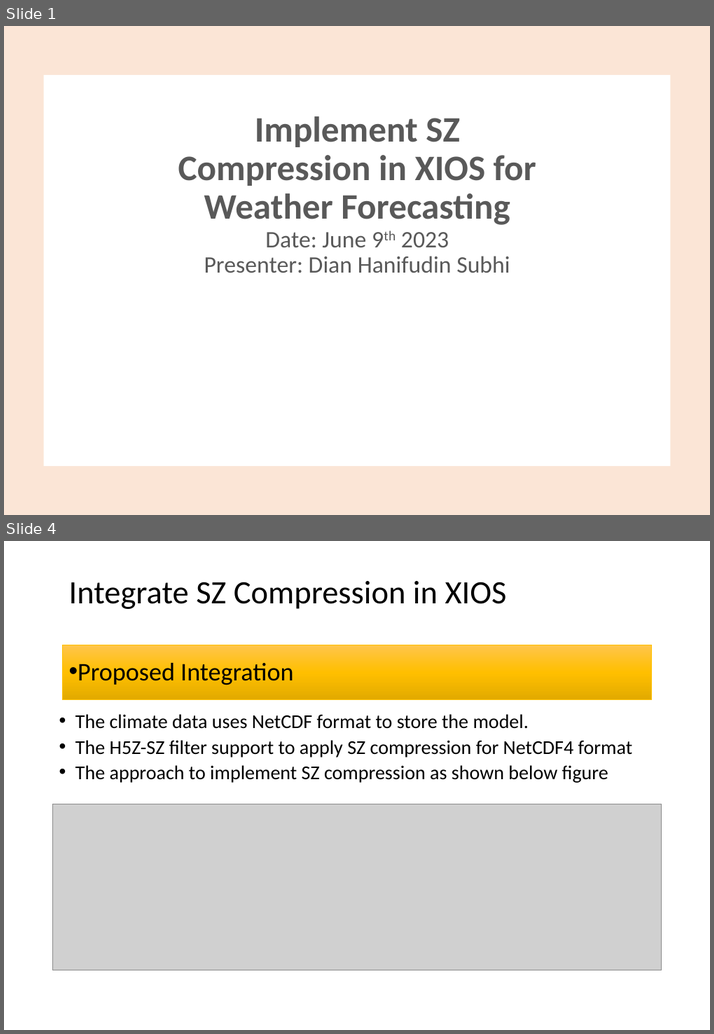
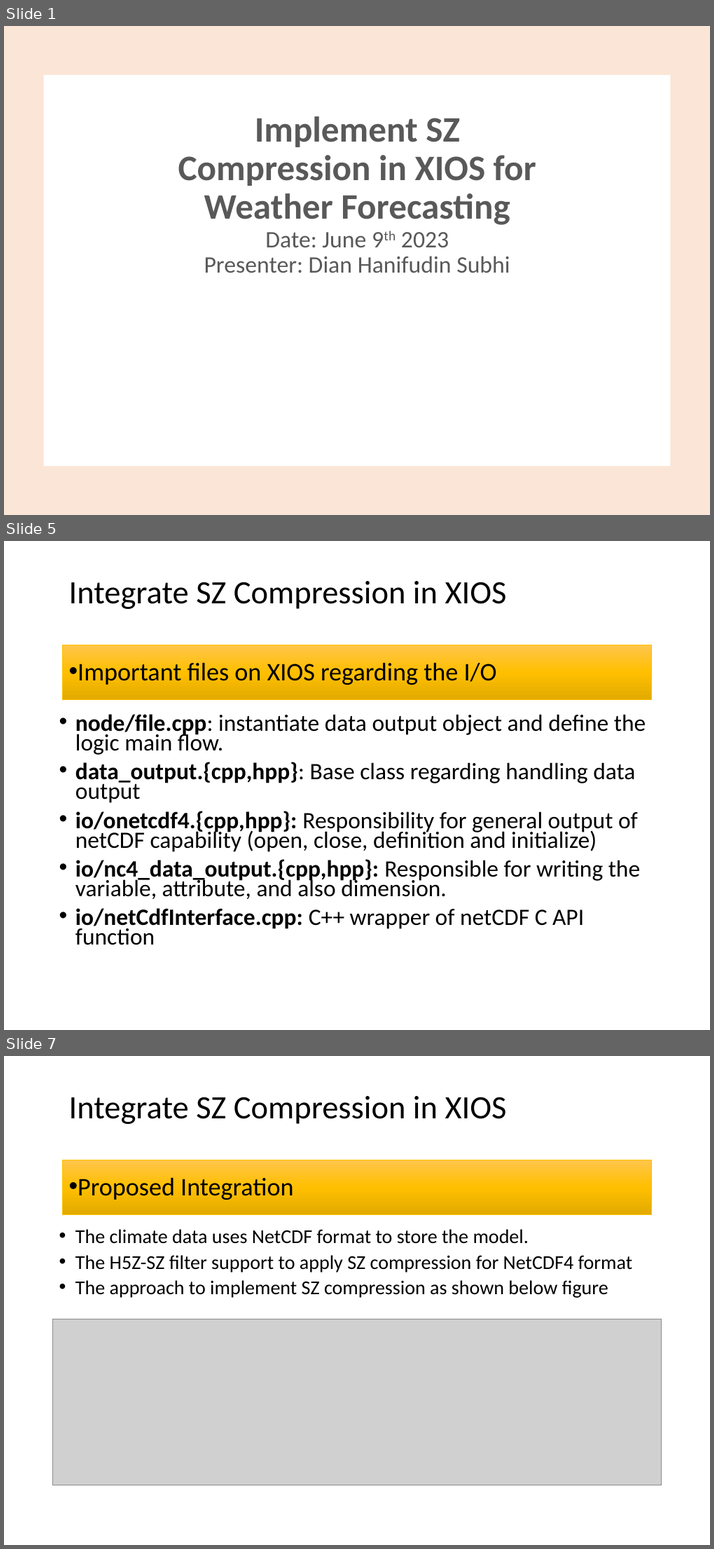
Before and after one commit to dhanifudin/presentation, a slide deck: XIOS-SZ CompressionV2.pptx. Shown one above the other, each under a label of ours: slides 1 and 4 before the commit, slides 1, 5 and 7 after it; the slides between them are not shown. The pictures are 714x1034 and 714x1549 pixels, drawn with LibreOffice and Linux fonts; fonts in the diff are those of the drawing; grey boxes stand for pictures. Boxes give left, top, right and bottom in pixels: in the first picture for what was removed or moved away, otherwise in the second. Text is boxed around its words. In the diff, an @@ line names an element or a change of style, - is before the commit and + after.

```diff
--- a/XIOS-SZ CompressionV2.pptx
+++ b/XIOS-SZ CompressionV2.pptx
@@ slide 5 added at [4,541,710,1030], background #FFFFFF @@
@@ title added at [69,581,507,609], 36 pt, text #000000 @@
+Integrate SZ Compression in XIOS
@@ rectangle added at [63,645,652,700], fill gradient #FFC64B to #FFC000 to #E3AB00, outline #FFC000 0.5 pt, 28 pt, text #000000 @@
+• Important files on XIOS regarding the I/O
@@ text added at [75,714,645,945], 25.9 pt, text #000000 @@
+• node/file.cpp: instantiate data output object and define the logic main flow.
+• data_output.{cpp,hpp}: Base class regarding handling data output
+• io/onetcdf4.{cpp,hpp}: Responsibility for general output of netCDF capability (open, close, definition and initialize)
+• io/nc4_data_output.{cpp,hpp}: Responsible for writing the variable, attribute, and also dimension.
+• io/netCdfInterface.cpp: C++ wrapper of netCDF C API function
@@ what was slide 4 is now slide 7 @@
```
Also in this commit, not shown: 1 slide changed, 2 other slides added.
